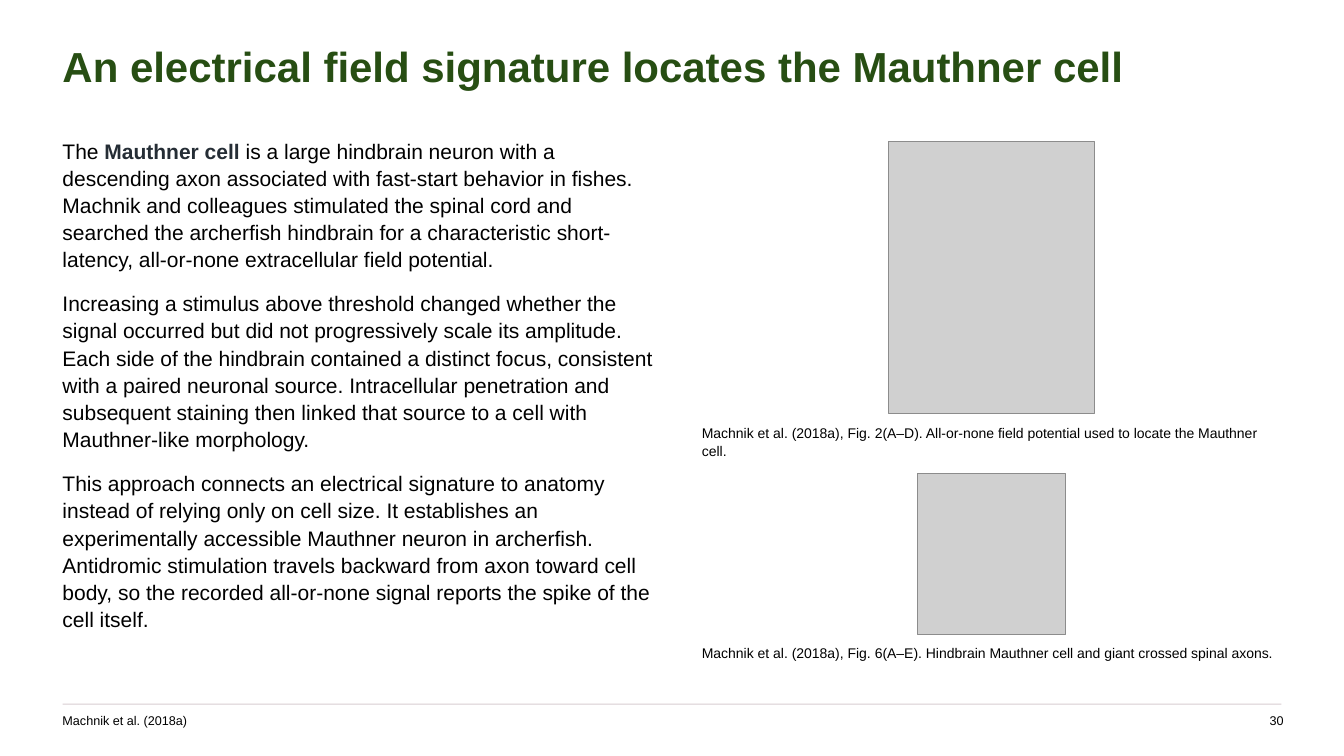
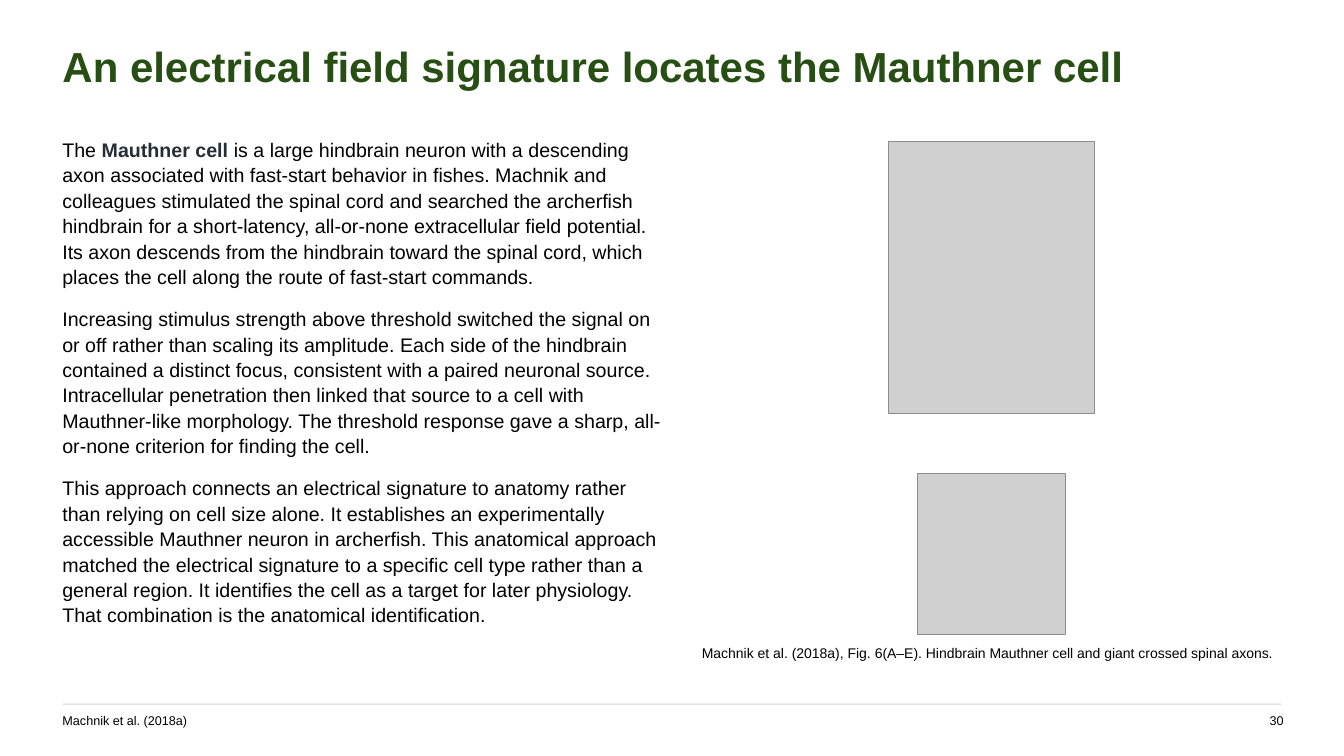
Before and after one commit to jordanxxlopez/NEUROETHOLOGY, a slide deck: slide 39 of scaffolded/Neuroethology_Lecture27_FA2026_SCAFFOLDED.pptx (slide 41 before the commit). Drawn at 1344x756 pixels with LibreOffice and Linux fonts; fonts in the diff are those of the drawing; grey boxes stand for pictures. Boxes give left, top, right and bottom in pixels: in the first picture for what was removed or moved away, otherwise in the second. Text is boxed around its words. In the diff, an @@ line names an element or a change of style, - is before the commit and + after.

```diff
--- a/scaffolded/Neuroethology_Lecture27_FA2026_SCAFFOLDED.pptx
+++ b/scaffolded/Neuroethology_Lecture27_FA2026_SCAFFOLDED.pptx
@@ text at (62,142,660,623): text changed; size 15 to 14 pt @@
-The Mauthner cell is a large hindbrain neuron with a descending axon associated with fast-start behavior in fishes. Machnik and colleagues stimulated the spinal cord and searched the archerfish hindbrain for a characteristic short-latency, all-or-none extracellular field potential.
-Increasing a stimulus above threshold changed whether the signal occurred but did not progressively scale its amplitude. Each side of the hindbrain contained a distinct focus, consistent with a paired neuronal source. Intracellular penetration and subsequent staining then linked that source to a cell with Mauthner-like morphology.
-This approach connects an electrical signature to anatomy instead of relying only on cell size. It establishes an experimentally accessible Mauthner neuron in archerfish. Antidromic stimulation travels backward from axon toward cell body, so the recorded all-or-none signal reports the spike of the cell itself.
+The Mauthner cell is a large hindbrain neuron with a descending axon associated with fast-start behavior in fishes. Machnik and colleagues stimulated the spinal cord and searched the archerfish hindbrain for a short-latency, all-or-none extracellular field potential. Its axon descends from the hindbrain toward the spinal cord, which places the cell along the route of fast-start commands.
+Increasing stimulus strength above threshold switched the signal on or off rather than scaling its amplitude. Each side of the hindbrain contained a distinct focus, consistent with a paired neuronal source. Intracellular penetration then linked that source to a cell with Mauthner-like morphology. The threshold response gave a sharp, all-or-none criterion for finding the cell.
+This approach connects an electrical signature to anatomy rather than relying on cell size alone. It establishes an experimentally accessible Mauthner neuron in archerfish. This anatomical approach matched the electrical signature to a specific cell type rather than a general region. It identifies the cell as a target for later physiology. That combination is the anatomical identification.
@@ text removed at (702,428,1257,456) @@
-Machnik et al. (2018a), Fig. 2(A–D). All-or-none field potential used to locate the Mauthner cell.
```
Also in this commit, not shown: 51 other slides changed, 7 slides added, 7 slides removed, 4 other files.
